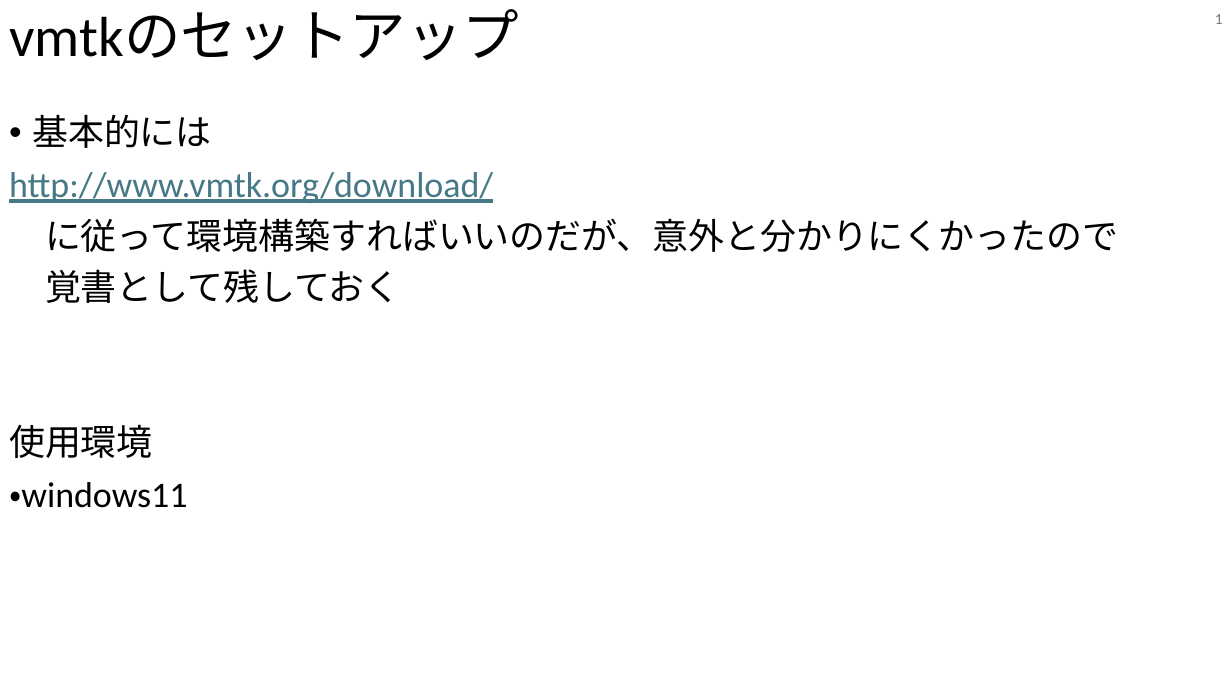
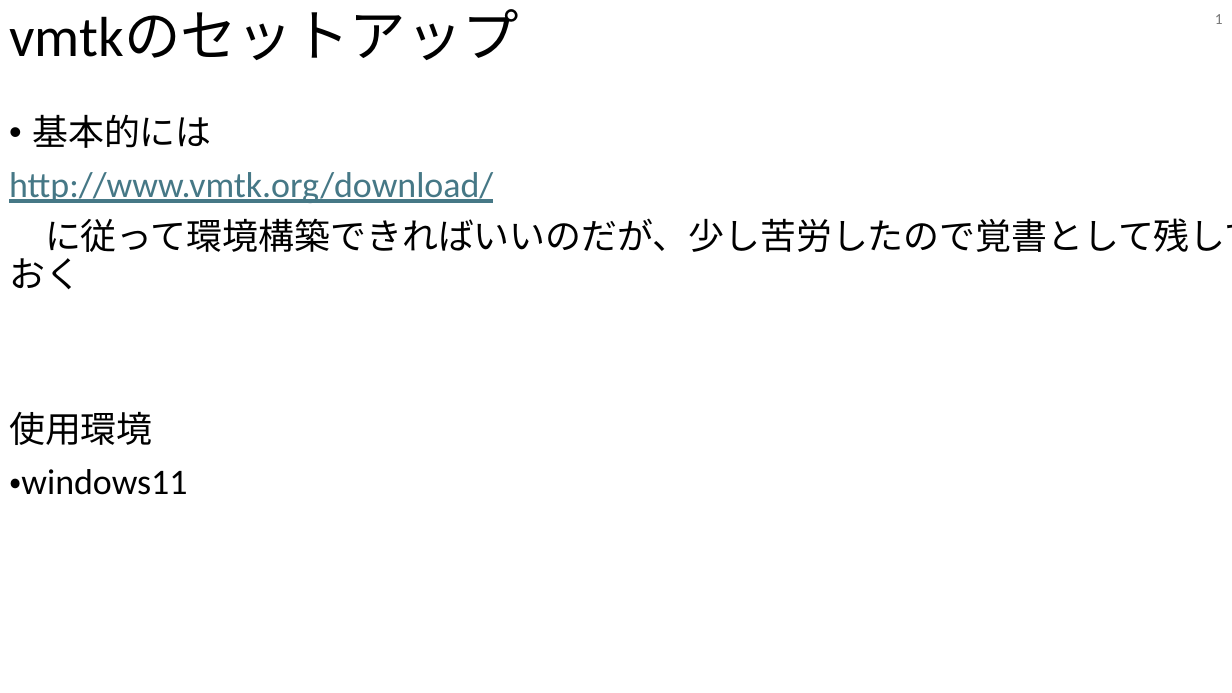
Before and after one commit to tailup7/howtoVM, a slide deck: slide 1 of vmtkSetup/setup.pptx. Drawn at 1232x693 pixels with LibreOffice and Linux fonts; fonts in the diff are those of the drawing. Boxes give left, top, right and bottom in pixels: in the first picture for what was removed or moved away, otherwise in the second. Text is boxed around its words. In the diff, an @@ line names an element or a change of style, - is before the commit and + after.

```diff
--- a/vmtkSetup/setup.pptx
+++ b/vmtkSetup/setup.pptx
@@ text at <box>9,218,1232,289</box>: text changed @@
-に従って環境構築すればいいのだが、意外と分かりにくかったので
-覚書として残しておく
+に従って環境構築できればいいのだが、少し苦労したので覚書として残しておく
```
Also in this commit, not shown: 2 other slides changed.
